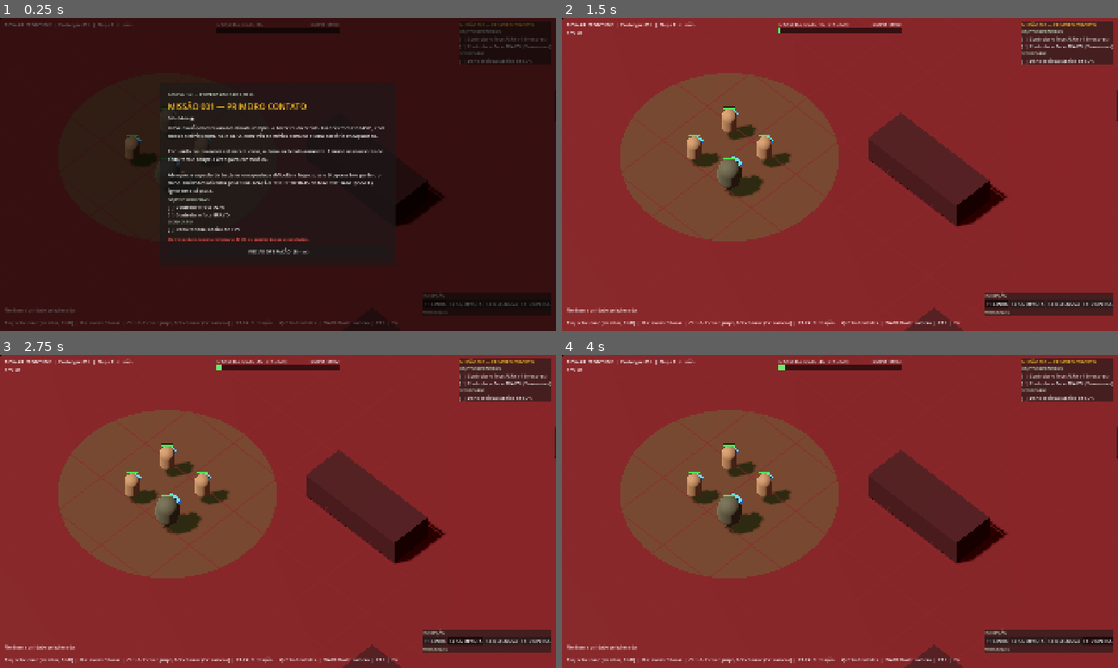
Above: before the commit, frames 1-4 (two rows, left to right).
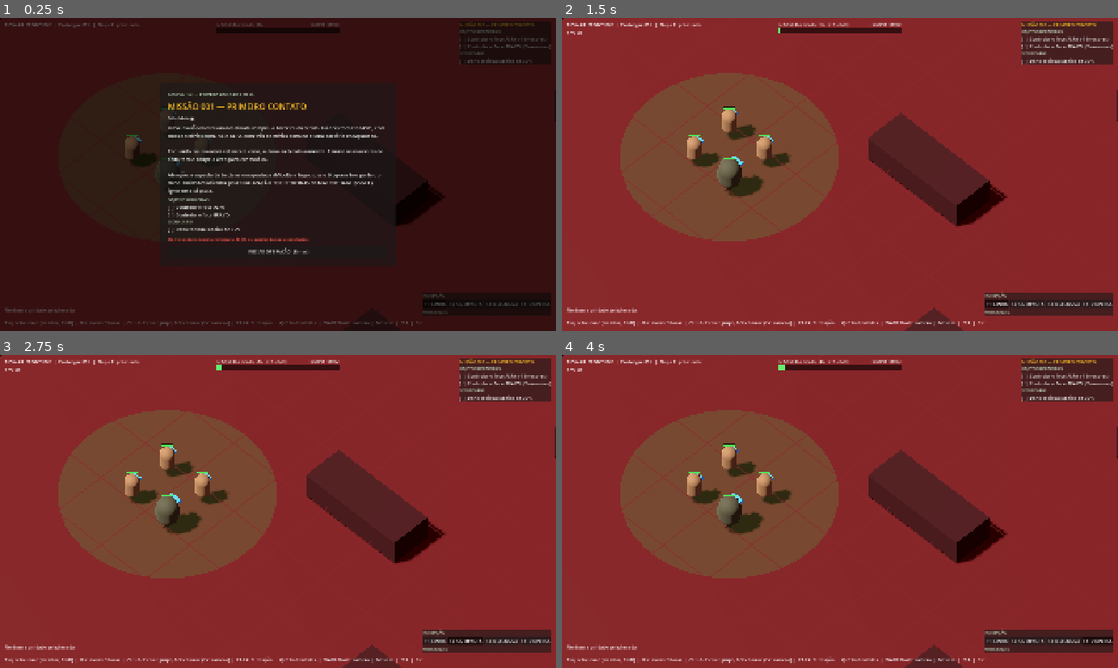
Above: after the commit, the same moments.

Repository: polargamerbr/BIO-WARS-GAME
Game: Godot game, scene res://scenes/main/Main.tscn
Two runs of this game, one before a commit and one after it. Both use one fixed random seed, a clock stepped at 60 frames per second and the inputs below.
Inputs:
- Up to frame 1 (0.25 s): no input
- Up to frame 2 (1.5 s): click "INICIAR OPERAÇÃO (Enter)" at 0.5 s; click "F1 LINHA" at 1.25 s
- Up to frame 3 (2.75 s): click "F2 COMPACTA" at 2 s
- Up to frame 4 (4 s): click "F3 DEFENSIVA" at 2.75 s; click "F4 DISPERSA" at 3.5 s

The runs differ from the first frame. In frame 1, less than 0.1% of the frame differs, in the area x 21-95%, y 2-99%; in frame 2, 0.1%, in the area x 21-95%, y 1-99%; in frame 3, less than 0.1%; in frame 4, less than 0.1%.

Commit message:
Etapa F: polimento, sons, otimização e exportação Windows
- Animações procedurais (UnitVisuals): andar, respirar, ondular, golpe
  e clarão de dano; malhas num pivô separado da colisão
- Estouro de fragmentos ao eliminar unidades
- 13 efeitos sonoros sintetizados (tools/generate_sfx.py) e
  AudioManager com limite de repetição e mudo na tecla M
- Busca de alvo por consulta de esfera da física, com relógios
  defasados; física com 310 unidades caiu de 60 ms para 8,5 ms
- Painel de objetivos atualizado sem recriar os nós
- Balanceamento por simulação: dano da bactéria comum 5 e objetivo
  secundário em 35% de dano tecidual
- export_presets.cfg (Windows Desktop) versionado; executável
  testado fora do projeto
- Docs: CHANGELOG 0.1.0, README e decisões D011 e D012

Co-Authored-By: Claude Opus 5.5 <noreply@anthropic.com>

Diff:
--- a/data/enemies/bacteria_common.tres
+++ b/data/enemies/bacteria_common.tres
@@ -9,7 +9,7 @@
 category = 3
 max_health = 60.0
 move_speed = 3.0
-damage = 6.0
+damage = 5.0
 attack_cooldown = 1.0
 attack_range = 1.5
 detection_range = 8.0
--- a/data/missions/mission_001_first_contact.tres
+++ b/data/missions/mission_001_first_contact.tres
@@ -89,4 +89,4 @@
 player_units = Array[ExtResource("2_spawn")]([SubResource("Spawn_p1"), SubResource("Spawn_p2"), SubResource("Spawn_p3"), SubResource("Spawn_p4")])
 foci = Array[ExtResource("3_focus")]([SubResource("Focus_alpha"), SubResource("Focus_bravo")])
 tissue_damage_limit = 100.0
-secondary_tissue_limit = 50.0
+secondary_tissue_limit = 35.0
--- a/scripts/combat/combat_fx.gd
+++ b/scripts/combat/combat_fx.gd
@@ -10,6 +10,36 @@
 func watch(unit: Unit) -> void:
 	unit.attack_performed.connect(_on_attack_performed)
 	unit.ability_used.connect(_on_ability_used)
+	unit.died.connect(_on_died)
+
+
+## Estouro de fragmentos na cor do corpo quando a unidade é eliminada.
+func _on_died(unit: Unit) -> void:
+	var particles := CPUParticles3D.new()
+	particles.one_shot = true
+	particles.emitting = false
+	particles.amount = 18
+	particles.lifetime = 0.7
+	particles.explosiveness = 1.0
+	particles.direction = Vector3.UP
+	particles.spread = 70.0
+	particles.initial_velocity_min = 2.0
+	particles.initial_velocity_max = 4.5
+	particles.gravity = Vector3(0.0, -9.0, 0.0)
+	particles.scale_amount_min = 0.6
+	particles.scale_amount_max = 1.2
+	var mesh := SphereMesh.new()
+	mesh.radius = 0.08
+	mesh.height = 0.16
+	var mat := StandardMaterial3D.new()
+	mat.shading_mode = BaseMaterial3D.SHADING_MODE_UNSHADED
+	mat.albedo_color = unit.data.body_color
+	mesh.material = mat
+	particles.mesh = mesh
+	add_child(particles)
+	particles.global_position = unit.get_center()
+	particles.emitting = true
+	get_tree().create_timer(particles.lifetime + 0.2).timeout.connect(particles.queue_free)
 
 
 ## Anel que se expande até o raio da habilidade (ou em volta da unidade, se for só nela).
--- /dev/null
+++ b/scripts/core/audio_manager.gd
@@ -0,0 +1,93 @@
+class_name AudioManager
+extends Node
+## Toca os efeitos sonoros reagindo aos sinais do jogo (unidades, seleção e missão).
+## Usa um conjunto fixo de players e limita a repetição de cada som, para o combate com
+## muitas unidades não virar ruído. Sons não posicionais, porque a câmera é ortogonal e distante.
+## Tecla M liga e desliga o som. Funciona com o jogo pausado (sons da tela final).
+
+const SFX_DIR := "res://assets/audio/sfx/"
+const POOL_SIZE := 12
+const PITCH_VARIATION := 0.08
+
+## nome do som -> [volume em dB, intervalo mínimo entre repetições em segundos]
+const SOUNDS := {
+	"select": [-10.0, 0.05],
+	"order_move": [-8.0, 0.05],
+	"order_attack": [-8.0, 0.05],
+	"attack_player": [-14.0, 0.07],
+	"attack_enemy": [-16.0, 0.07],
+	"death_enemy": [-6.0, 0.05],
+	"death_player": [-4.0, 0.05],
+	"ability_speed": [-8.0, 0.1],
+	"ability_cytokine": [-7.0, 0.1],
+	"focus_controlled": [-4.0, 0.2],
+	"alert": [-6.0, 0.5],
+	"victory": [-3.0, 1.0],
+	"defeat": [-3.0, 1.0],
+}
+
+var muted := false
+
+var _streams := {}
+var _last_played := {}
+var _pool: Array[AudioStreamPlayer] = []
+var _next := 0
+
+
+func _ready() -> void:
+	process_mode = Node.PROCESS_MODE_ALWAYS
+	for sound_name in SOUNDS:
+		_streams[sound_name] = load(SFX_DIR + sound_name + ".wav")
+	for i in POOL_SIZE:
+		var player := AudioStreamPlayer.new()
+		add_child(player)
+		_pool.append(player)
+
+
+func play(sound_name: String, vary_pitch: bool = true) -> void:
+	if muted or not _streams.has(sound_name):
+		return
+	var now := Time.get_ticks_msec() / 1000.0
+	var min_gap: float = SOUNDS[sound_name][1]
+	if now - _last_played.get(sound_name, -INF) < min_gap:
+		return
+	_last_played[sound_name] = now
+	var player := _pool[_next]
+	_next = (_next + 1) % POOL_SIZE
+	player.stream = _streams[sound_name]
+	player.volume_db = SOUNDS[sound_name][0]
+	player.pitch_scale = 1.0 + randf_range(-PITCH_VARIATION, PITCH_VARIATION) if vary_pitch else 1.0
+	player.play()
+
+
+# --- Ligações com o jogo ---------------------------------------------------------
+
+func watch_unit(unit: Unit) -> void:
+	unit.attack_performed.connect(func(attacker: Unit, _t: Unit):
+		play("attack_player" if attacker.team == Unit.Team.PLAYER else "attack_enemy"))
+	unit.died.connect(func(dead: Unit):
+		play("death_player" if dead.team == Unit.Team.PLAYER else "death_enemy"))
+	unit.ability_used.connect(func(_u: Unit, ability: AbilityData):
+		play("ability_speed" if ability.effect == AbilityData.Effect.SPEED else "ability_cytokine"))
+
+
+func watch_selection(selection: SelectionController) -> void:
+	selection.selection_made.connect(func(): play("select"))
+	selection.order_issued.connect(func(kind: StringName):
+		play("order_attack" if kind == &"attack" else "order_move"))
+
+
+func watch_mission(mission: MissionController) -> void:
+	mission.focus_controlled.connect(func(_i: int): play("focus_controlled", false))
+	mission.secondary_failed.connect(func(): play("alert", false))
+	mission.mission_ended.connect(func(won: bool, _reason: String): play("victory" if won else "defeat", false))
+
+
+func _unhandled_input(event: InputEvent) -> void:
+	var key := event as InputEventKey
+	if key != null and key.pressed and not key.echo and key.keycode == KEY_M:
+		muted = not muted
+		if muted:
+			for player in _pool:
+				player.stop()
+		get_viewport().set_input_as_handled()
--- a/scripts/core/main.gd
+++ b/scripts/core/main.gd
@@ -13,6 +13,7 @@
 const MissionControllerScript := preload("res://scripts/missions/mission_controller.gd")
 const MissionZonesScript := preload("res://scripts/interface/mission_zones.gd")
 const MissionHudScript := preload("res://scripts/interface/mission_hud.gd")
+const AudioManagerScript := preload("res://scripts/core/audio_manager.gd")
 
 const MAP_SIZE := 80.0
 ## Missão carregada ao abrir. Unidades, focos e condições vêm todos deste arquivo.
@@ -23,6 +24,7 @@
 var _combat_fx: Node3D
 var _selection: SelectionController
 var _mission: MissionController
+var _audio: AudioManager
 var _obstacle_boxes: Array[AABB] = []
 
 
@@ -202,6 +204,9 @@
 
 
 func _build_mission() -> void:
+	_audio = AudioManagerScript.new() as AudioManager
+	_audio.name = "AudioManager"
+	add_child(_audio)
 	_combat_fx = CombatFxScript.new()
 	_combat_fx.name = "CombatFx"
 	add_child(_combat_fx)
@@ -214,6 +219,7 @@
 	zones.name = "MissionZones"
 	add_child(zones)
 	zones.build(_mission)
+	_audio.watch_mission(_mission)
 
 
 ## Cria uma unidade no mapa. Usada pela missão (e por testes).
@@ -223,6 +229,7 @@
 	unit.position = pos
 	add_child(unit)
 	_combat_fx.watch(unit)
+	_audio.watch_unit(unit)
 	return unit
 
 
@@ -234,6 +241,7 @@
 	_selection.name = "SelectionController"
 	_selection.formation_manager = formations
 	add_child(_selection)
+	_audio.watch_selection(_selection)
 
 
 func _build_hud() -> void:
@@ -248,7 +256,7 @@
 	layer.add_child(panel)
 
 	var title := Label.new()
-	title.text = "BIOWAR: FRONTLINE  |  Prototype 001  |  Etapa E: missão"
+	title.text = "BIOWAR: FRONTLINE  |  Prototype 001  |  Etapa F: polimento"
 	title.position = Vector2(16.0, 12.0)
 	layer.add_child(title)
 
@@ -257,7 +265,7 @@
 	layer.add_child(_fps_label)
 
 	var help := Label.new()
-	help.text = "Esq: selecionar (arrastar, Shift)  |  Dir: mover/atacar  |  Ctrl+1-9: criar grupo, 1-9: chamar (2x: câmera)  |  F1-F4: formação  |  Q/E: habilidades  |  WASD/Roda: câmera  |  F11  |  Esc"
+	help.text = "Esq: selecionar (arrastar, Shift)  |  Dir: mover/atacar  |  Ctrl+1-9: criar grupo, 1-9: chamar (2x: câmera)  |  F1-F4: formação  |  Q/E: habilidades  |  WASD/Roda: câmera  |  M: som  |  F11  |  Esc"
 	help.position = Vector2(16.0, 1040.0)
 	layer.add_child(help)
 
--- a/scripts/core/selection_controller.gd
+++ b/scripts/core/selection_controller.gd
@@ -14,6 +14,8 @@
 ## A seleção não interfere no movimento: só guarda quais unidades receberão a ordem.
 
 signal selection_changed
+signal selection_made  ## O jogador selecionou unidades (clique, arrasto ou grupo).
+signal order_issued(kind: StringName)  ## &"move" ou &"attack".
 
 const DRAG_THRESHOLD := 6.0  ## Pixels que separam clique de arrasto.
 const RAY_LENGTH := 500.0
@@ -180,6 +182,7 @@
 	for unit in group:
 		_set_unit_selected(unit, true)
 	_refresh_info()
+	selection_made.emit()
 	if double_tap:
 		_focus_camera(FormationManager.centroid(group))
 
@@ -217,6 +220,8 @@
 		_clear_selection()
 		_set_unit_selected(unit, true)
 	_refresh_info()
+	if not _selected.is_empty():
+		selection_made.emit()
 
 
 func _box_select(rect: Rect2, additive: bool) -> void:
@@ -233,6 +238,8 @@
 		if rect.has_point(camera.unproject_position(center)):
 			_set_unit_selected(unit, true)
 	_refresh_info()
+	if not _selected.is_empty():
+		selection_made.emit()
 
 
 func _order(pos: Vector2) -> void:
@@ -246,6 +253,7 @@
 			for unit in _selected:
 				unit.attack(enemy)
 			_spawn_marker(enemy.global_position, Color(1.0, 0.75, 0.15, 0.9))
+			order_issued.emit(&"attack")
 			return
 	_order_move(pos)
 
@@ -257,6 +265,7 @@
 	var point: Vector3 = hit["position"]
 	formation_manager.order_move(_selected, point)
 	_spawn_marker(point, Color(0.35, 1.0, 0.45, 0.9))
+	order_issued.emit(&"move")
 
 
 func _spawn_marker(point: Vector3, color: Color) -> void:
--- a/scripts/interface/mission_hud.gd
+++ b/scripts/interface/mission_hud.gd
@@ -86,10 +86,27 @@
 	_fill_objectives(_objectives, true)
 
 
+## Preenche a caixa com as linhas de objetivo. Se ela já tem as mesmas linhas, só troca texto
+## e cor, sem recriar os nós (o painel ao vivo é atualizado 10 vezes por segundo).
 func _fill_objectives(box: VBoxContainer, show_counts: bool) -> void:
+	var lines := _objective_lines(show_counts)
+	if box.get_child_count() == lines.size():
+		for i in lines.size():
+			var label := box.get_child(i) as Label
+			label.text = lines[i][0]
+			label.add_theme_color_override("font_color", lines[i][1])
+		return
 	for child in box.get_children():
+		box.remove_child(child)
 		child.queue_free()
-	box.add_child(_line("OBJETIVOS PRINCIPAIS", Color(0.75, 0.85, 0.75), 13))
+	for line in lines:
+		box.add_child(_line(line[0], line[1], line[2]))
+
+
+## Cada linha: [texto, cor, tamanho da fonte].
+func _objective_lines(show_counts: bool) -> Array:
+	var header := Color(0.75, 0.85, 0.75)
+	var lines := [["OBJETIVOS PRINCIPAIS", header, 13]]
 	for i in controller.mission.foci.size():
 		var focus := controller.mission.foci[i]
 		var done := controller.is_focus_controlled(i)
@@ -97,15 +114,16 @@
 		if show_counts and not done:
 			var alive := controller.focus_enemies_alive(i)
 			text += "  (%s)" % ("%d invasores" % alive if alive > 0 else "ocupe a área")
-		box.add_child(_line(text, COLOR_OK if done else COLOR_PENDING))
-	box.add_child(_line("SECUNDÁRIO", Color(0.75, 0.85, 0.75), 13))
+		lines.append([text, COLOR_OK if done else COLOR_PENDING, 16])
+	lines.append(["SECUNDÁRIO", header, 13])
 	var failed := controller.has_secondary_failed()
 	var secondary := "%s  Dano tecidual abaixo de %d%%" % ["[X]" if failed else "[  ]", controller.mission.secondary_tissue_limit]
 	var color := COLOR_BAD if failed else COLOR_PENDING
 	if controller.state == MissionController.State.WON and not failed:
 		secondary = secondary.replace("[  ]", "[OK]")
 		color = COLOR_OK
-	box.add_child(_line(secondary, color))
+	lines.append([secondary, color, 16])
+	return lines
 
 
 # --- Eventos -------------------------------------------------------------------
--- a/scripts/units/unit.gd
+++ b/scripts/units/unit.gd
@@ -25,11 +25,13 @@
 const LAYER_WORLD := 1  ## Chão e obstáculos.
 const LAYER_UNITS := 2  ## Unidades, usada para escolher com o mouse.
 const GROUP := &"units"
+const UnitVisualsScript := preload("res://scripts/units/unit_visuals.gd")
 const SCAN_INTERVAL := 0.25  ## Segundos entre buscas de alvo, para não varrer todo quadro.
 const REPATH_INTERVAL := 0.3  ## Segundos entre recálculos da rota de perseguição.
 const LOSE_TARGET_FACTOR := 1.5  ## Alvo automático abandonado além de detecção x fator, medido da posição de formação.
 const HOLD_REACH_MARGIN := 0.5  ## Metros de folga no alcance de quem mantém posição.
 const HOME_TOLERANCE := 1.0  ## Metros. Mais longe que isso da posição de formação, a unidade volta.
+const MAX_SCAN_RESULTS := 48  ## Limite de unidades devolvidas pela consulta de detecção.
 
 var data: UnitData
 var team: Team = Team.PLAYER
@@ -52,6 +54,7 @@
 var _effects := {}  ## AbilityData.Effect -> {"magnitude": float, "remaining": float}
 var _agent: NavigationAgent3D
 var _ring: MeshInstance3D
+var _scan_query: PhysicsShapeQueryParameters3D
 
 
 ## Deve ser chamada antes de add_child.
@@ -67,6 +70,9 @@
 	collision_mask = LAYER_WORLD
 	motion_mode = CharacterBody3D.MOTION_MODE_FLOATING
 	home_position = global_position
+	# Defasa a primeira busca para as unidades não procurarem alvo todas no mesmo quadro.
+	_scan_timer = randf() * SCAN_INTERVAL
+	_build_scan_query()
 	_build_body()
 	_build_selection_ring()
 	_build_agent()
@@ -343,21 +349,23 @@
 
 
 func _find_target() -> Unit:
-	var best: Unit = null
-	var best_dist := INF
+	# Pede à física só as unidades dentro do raio de detecção, em vez de varrer todas.
+	_scan_query.transform = Transform3D(Basis.IDENTITY, global_position)
+	var hits := get_world_3d().direct_space_state.intersect_shape(_scan_query, MAX_SCAN_RESULTS)
+	var candidates: Array[Unit] = []
+	for hit in hits:
+		var other := hit["collider"] as Unit
+		if other != null and _is_valid_target(other) and _within_reach(other):
+			candidates.append(other)
+	if candidates.is_empty():
+		return null
+	# Linha de visão só a partir do mais próximo: normalmente basta um raio.
+	candidates.sort_custom(func(a: Unit, b: Unit): return _flat_distance(a) < _flat_distance(b))
 	var eye := get_center()
-	for node in get_tree().get_nodes_in_group(GROUP):
-		var other := node as Unit
-		if not _is_valid_target(other) or not _within_reach(other):
-			continue
-		var dist := _flat_distance(other)
-		if dist >= best_dist:
-			continue
-		if not line_is_clear(eye, other.get_center()):
-			continue
-		best = other
-		best_dist = dist
-	return best
+	for other in candidates:
+		if line_is_clear(eye, other.get_center()):
+			return other
+	return null
 
 
 ## Quem mantém posição só alcança o que está no alcance de ataque. Os demais, o que detectam.
@@ -445,7 +453,30 @@
 
 # --- Montagem -----------------------------------------------------------------
 
+func _build_scan_query() -> void:
+	var sphere := SphereShape3D.new()
+	sphere.radius = data.detection_range + 1.0  # Folga para o raio dos corpos.
+	_scan_query = PhysicsShapeQueryParameters3D.new()
+	_scan_query.shape = sphere
+	_scan_query.collision_mask = LAYER_UNITS
+	_scan_query.exclude = [get_rid()]
+
+
 func _build_body() -> void:
+	var shape := CapsuleShape3D.new()
+	shape.radius = data.body_radius
+	shape.height = data.body_height
+	var collider := CollisionShape3D.new()
+	collider.shape = shape
+	collider.position = Vector3.UP * data.center_height()
+	if data.body_shape == UnitData.BodyShape.ROD:
+		collider.rotation_degrees.x = 90.0  # Bastonete deitado ao longo do eixo de frente (-Z).
+	add_child(collider)
+
+	# As malhas ficam num pivô próprio, animado pelo UnitVisuals sem mexer na colisão.
+	var pivot := Node3D.new()
+	pivot.name = "Visual"
+	add_child(pivot)
 	var mat := StandardMaterial3D.new()
 	mat.albedo_color = data.body_color
 	mat.roughness = 0.8
@@ -455,21 +486,10 @@
 	capsule.material = mat
 	var body := MeshInstance3D.new()
 	body.mesh = capsule
-	var shape := CapsuleShape3D.new()
-	shape.radius = data.body_radius
-	shape.height = data.body_height
-	var collider := CollisionShape3D.new()
-	collider.shape = shape
-
-	var center := Vector3.UP * data.center_height()
-	body.position = center
-	collider.position = center
+	body.position = Vector3.UP * data.center_height()
 	if data.body_shape == UnitData.BodyShape.ROD:
-		# Bastonete deitado ao longo do eixo de frente (-Z).
 		body.rotation_degrees.x = 90.0
-		collider.rotation_degrees.x = 90.0
-	add_child(collider)
-	add_child(body)
+	pivot.add_child(body)
 
 	if data.body_shape == UnitData.BodyShape.UPRIGHT:
 		# Visor azul no lado da frente (-Z), para ver para onde o soldado está virado.
@@ -483,7 +503,12 @@
 		var visor := MeshInstance3D.new()
 		visor.mesh = visor_mesh
 		visor.position = Vector3(0.0, data.body_height * 0.78, -data.body_radius * 0.85)
-		add_child(visor)
+		pivot.add_child(visor)
+
+	var visuals := UnitVisualsScript.new()
+	visuals.name = "Visuals"
+	add_child(visuals)
+	visuals.setup(self, pivot, mat)
 
 
 func _build_selection_ring() -> void:
--- /dev/null
+++ b/scripts/units/unit_visuals.gd
@@ -0,0 +1,89 @@
+extends Node
+## Animações procedurais do corpo provisório de uma unidade. Só lê o estado da unidade e
+## reage aos sinais dela; não interfere em movimento nem combate. Quando existirem os modelos
+## 3D com rig, isto é substituído pelas animações deles.
+##   Soldado em pé: balança ao andar, inclina para a frente, respira parado.
+##   Bastonete (bactéria): ondula ao andar e pulsa parado.
+##   Ataque: avanço rápido para a frente. Dano recebido: clarão branco.
+
+const WALK_BOB := 0.08  ## Metros de balanço vertical ao andar.
+const WALK_STEP_RATE := 2.2  ## Passos por segundo a cada m/s de velocidade (com limite).
+const LEAN_DEGREES := 7.0  ## Inclinação para a frente na velocidade máxima.
+const LUNGE_DISTANCE := 0.35
+const FLASH_ENERGY := 2.5
+const FLASH_TIME := 0.15
+
+var _unit: Unit
+var _pivot: Node3D
+var _material: StandardMaterial3D
+var _time := 0.0
+var _lunge := 0.0
+var _phase := 0.0  ## Defasagem aleatória para as unidades não se moverem em sincronia.
+
+
+## pivot: nó que contém as malhas do corpo. material: material do corpo (para o clarão).
+func setup(unit: Unit, pivot: Node3D, material: StandardMaterial3D) -> void:
+	_unit = unit
+	_pivot = pivot
+	_material = material
+	_material.emission_enabled = true
+	_material.emission = Color.BLACK
+	_phase = randf() * TAU
+	unit.attack_performed.connect(_on_attack_performed)
+	unit.damaged.connect(_on_damaged)
+
+
+func _process(delta: float) -> void:
+	if _unit == null or not _unit.is_alive():
+		return
+	_time += delta
+	var speed := Vector2(_unit.velocity.x, _unit.velocity.z).length()
+	var moving := speed > 0.3
+	var speed_ratio := clampf(speed / maxf(_unit.data.move_speed, 0.1), 0.0, 1.5)
+	var t := _time + _phase
+
+	if _unit.data.body_shape == UnitData.BodyShape.ROD:
+		_animate_rod(t, moving, speed)
+	else:
+		_animate_upright(t, moving, speed, speed_ratio)
+
+
+func _animate_upright(t: float, moving: bool, speed: float, speed_ratio: float) -> void:
+	var bob := 0.0
+	var lean := 0.0
+	var breathe := 1.0
+	if moving:
+		var rate := minf(speed * WALK_STEP_RATE, 12.0)
+		bob = absf(sin(t * rate)) * WALK_BOB
+		lean = -deg_to_rad(LEAN_DEGREES) * speed_ratio
+	else:
+		breathe = 1.0 + sin(t * 2.0) * 0.015
+	_pivot.position = Vector3(0.0, bob, -_lunge)
+	_pivot.rotation.x = lerp_angle(_pivot.rotation.x, lean, 0.2)
+	_pivot.scale = Vector3(1.0, breathe, 1.0)
+
+
+func _animate_rod(t: float, moving: bool, speed: float) -> void:
+	if moving:
+		# Ondulação: gira de um lado para o outro e estica no sentido do movimento.
+		var rate := minf(speed * 3.0, 14.0)
+		_pivot.rotation.y = sin(t * rate) * deg_to_rad(10.0)
+		_pivot.scale = Vector3(1.0 - sin(t * rate * 2.0) * 0.05, 1.0, 1.0 + sin(t * rate * 2.0) * 0.08)
+	else:
+		var pulse := sin(t * 3.0) * 0.04
+		_pivot.rotation.y = lerp_angle(_pivot.rotation.y, 0.0, 0.1)
+		_pivot.scale = Vector3(1.0 + pulse, 1.0 + pulse, 1.0 - pulse * 0.5)
+	_pivot.position = Vector3(0.0, 0.0, -_lunge)
+
+
+func _on_attack_performed(_attacker: Unit, _target: Unit) -> void:
+	var tween := create_tween()
+	tween.tween_property(self, "_lunge", LUNGE_DISTANCE, 0.07)
+	tween.tween_property(self, "_lunge", 0.0, 0.15)
+
+
+func _on_damaged(_unit_hit: Unit, _amount: float) -> void:
+	_material.emission = Color.WHITE
+	_material.emission_energy_multiplier = FLASH_ENERGY
+	var tween := create_tween()
+	tween.tween_property(_material, "emission_energy_multiplier", 0.0, FLASH_TIME)
Not shown, added: assets/audio/sfx/ability_cytokine.wav.import
Not shown, added: assets/audio/sfx/ability_speed.wav.import
Not shown, added: assets/audio/sfx/alert.wav.import
Not shown, added: assets/audio/sfx/attack_enemy.wav.import
Not shown, added: assets/audio/sfx/attack_player.wav.import
Not shown, added: assets/audio/sfx/death_enemy.wav.import
Not shown, added: assets/audio/sfx/death_player.wav.import
Not shown, added: assets/audio/sfx/defeat.wav.import
Not shown, added: assets/audio/sfx/focus_controlled.wav.import
Not shown, added: assets/audio/sfx/order_attack.wav.import
Not shown, added: assets/audio/sfx/order_move.wav.import
Not shown, added: assets/audio/sfx/select.wav.import
(and 20 more such lines)
